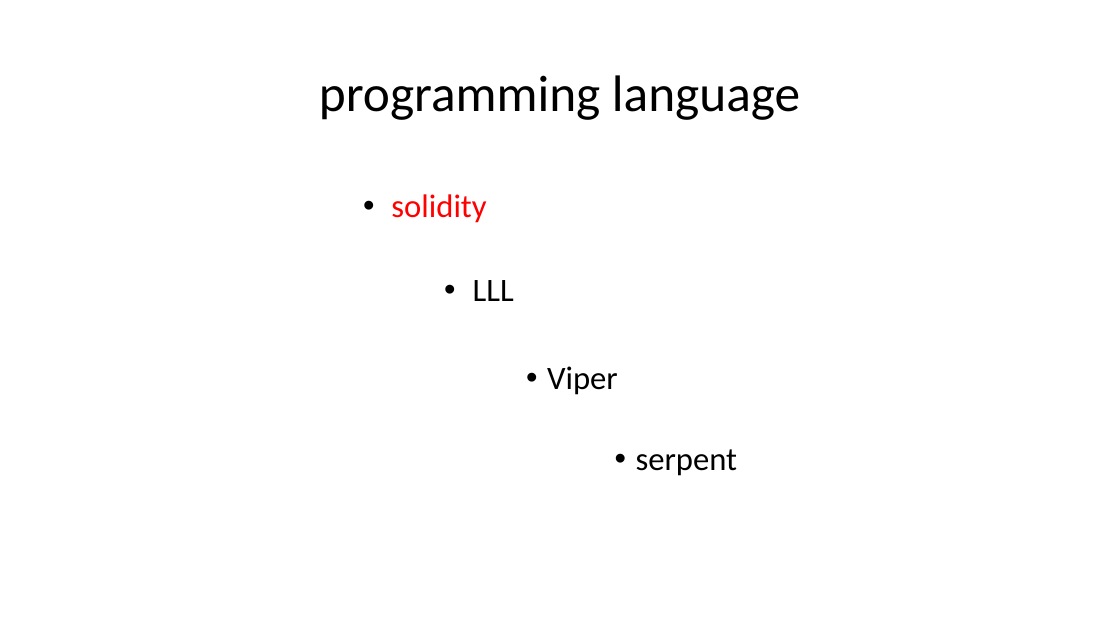
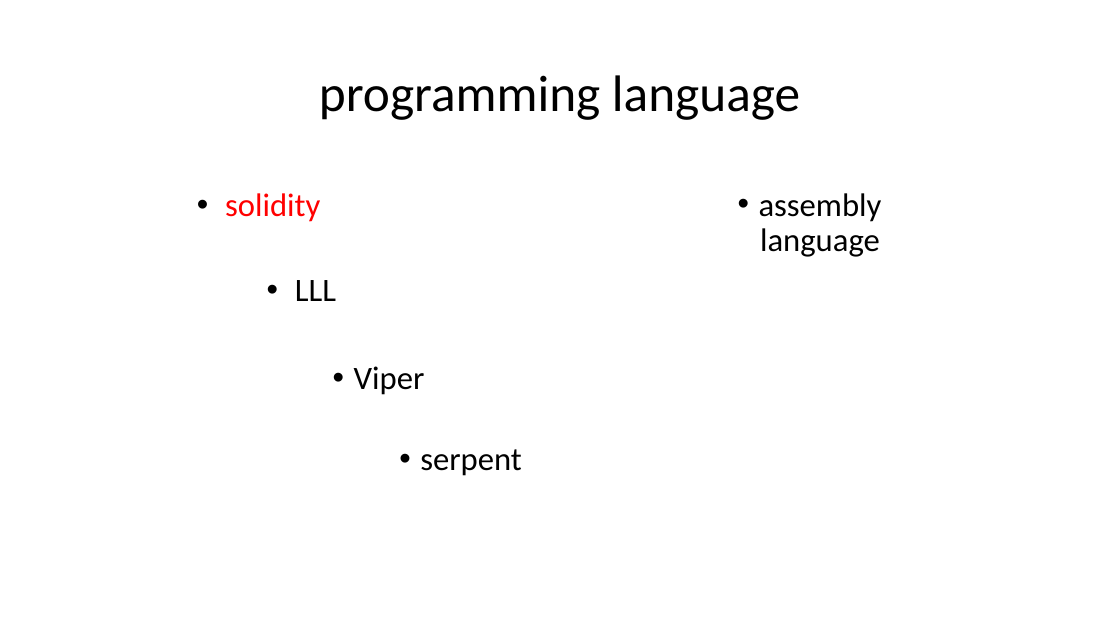
Before and after one commit to kaikai1024/ethereum-me, a slide deck: slide 3 of contract_me.pptx. Drawn at 1120x630 pixels with LibreOffice and Linux fonts; fonts in the diff are those of the drawing. Boxes give left, top, right and bottom in pixels: in the first picture for what was removed or moved away, otherwise in the second. Text is boxed around its words. In the diff, an @@ line names an element or a change of style, - is before the commit and + after.

```diff
--- a/contract_me.pptx
+++ b/contract_me.pptx
@@ text "solidity": place and size @@
-text "solidity" at <box>391,194,486,223</box>
+text "solidity" at <box>225,193,320,222</box>
@@ text added at <box>759,193,882,257</box>, 28 pt, text #000000 @@
+• assembly language
@@ text "LLL": place and size @@
-text "LLL" at <box>473,280,514,301</box>
+text "LLL" at <box>295,280,336,301</box>
@@ text "Viper": place and size @@
-text "Viper" at <box>547,366,618,395</box>
+text "Viper" at <box>354,366,425,395</box>
@@ text "serpent": place and size @@
-text "serpent" at <box>636,449,737,476</box>
+text "serpent" at <box>420,449,521,476</box>
```
Also in this commit, not shown: 1 other slide changed, 18 slides added, 4 other files.
